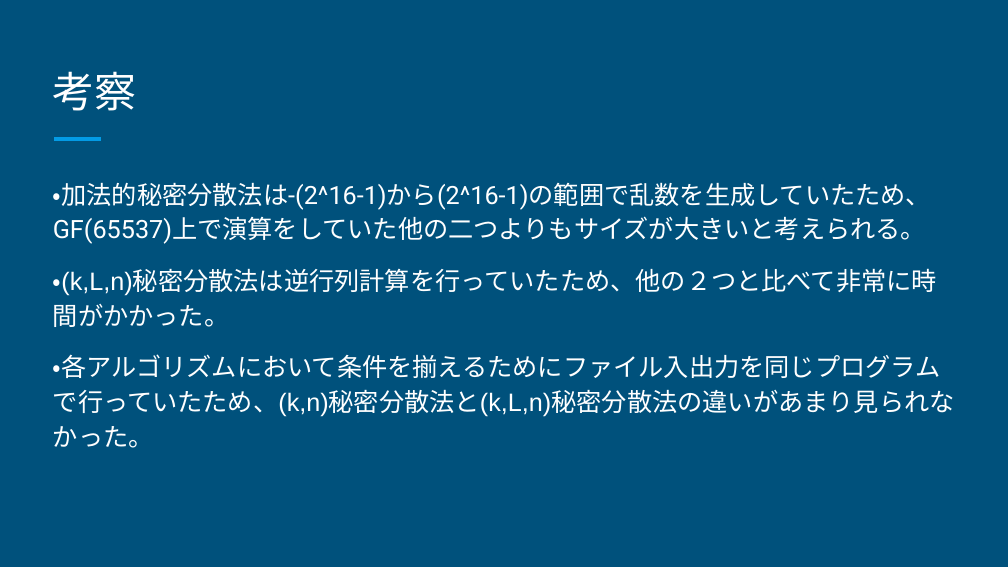
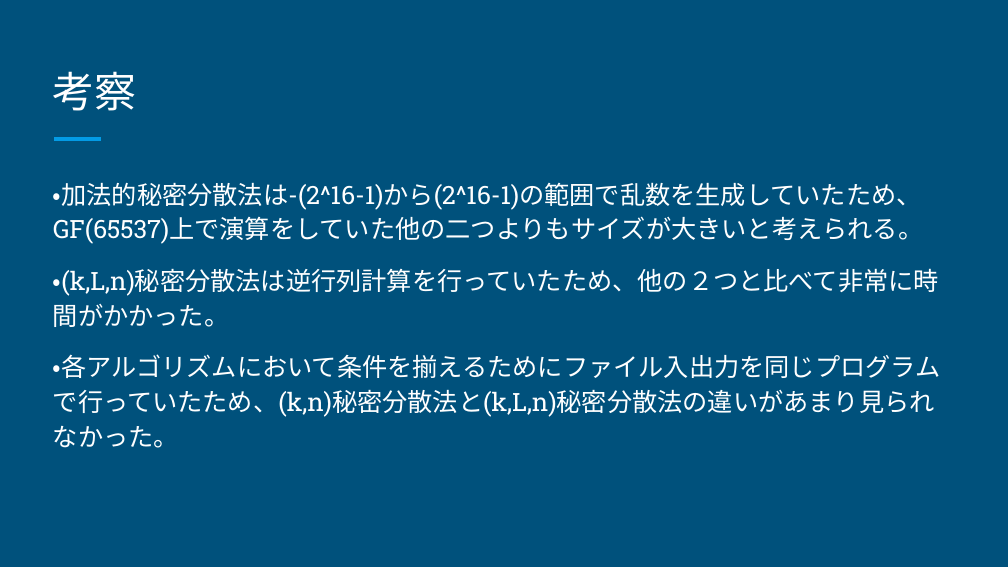
Before and after one commit to Yuu-taremayu/myresearch2, a slide deck: slide 6 of proceeding/my_proceeding/16437_P0.pptx. Drawn at 1008x567 pixels with LibreOffice and Linux fonts; fonts in the diff are those of the drawing. Boxes give left, top, right and bottom in pixels: in the first picture for what was removed or moved away, otherwise in the second. Text is boxed around its words. In the diff, an @@ line names an element or a change of style, - is before the commit and + after.

Commit message:
cleaning font

```diff
--- a/proceeding/my_proceeding/16437_P0.pptx
+++ b/proceeding/my_proceeding/16437_P0.pptx
@@ text "・加法的秘密分散法は-(2^16-1)から(2^16-1)の範囲で乱数を生成していたため、GF(65537)上で演算をし ..." at (53,182,941,448): font Roboto to Roboto Slab in "・加法的秘密分散法は-(2^16-1)から(2^16-1)の範囲で乱数を生成していたため、GF(65537)上で演算をし ...", "・(k,L,n)秘密分散法は逆行列計算を行っていたため、他の２つと比べて非常に時間がかかった。", "・各アルゴリズムにおいて条件を揃えるためにファイル入出力を同じプログラムで行っていたため、(k,n)秘密分散法と(k,L ..."; font Arial to Roboto Slab in "・(k,L,n)秘密分散法は逆行列計算を行っていたため、他の２つと比べて非常に時間がかかった。", "・各アルゴリズムにおいて条件を揃えるためにファイル入出力を同じプログラムで行っていたため、(k,n)秘密分散法と(k,L ..." @@
```
Also in this commit, not shown: 5 other slides changed.
